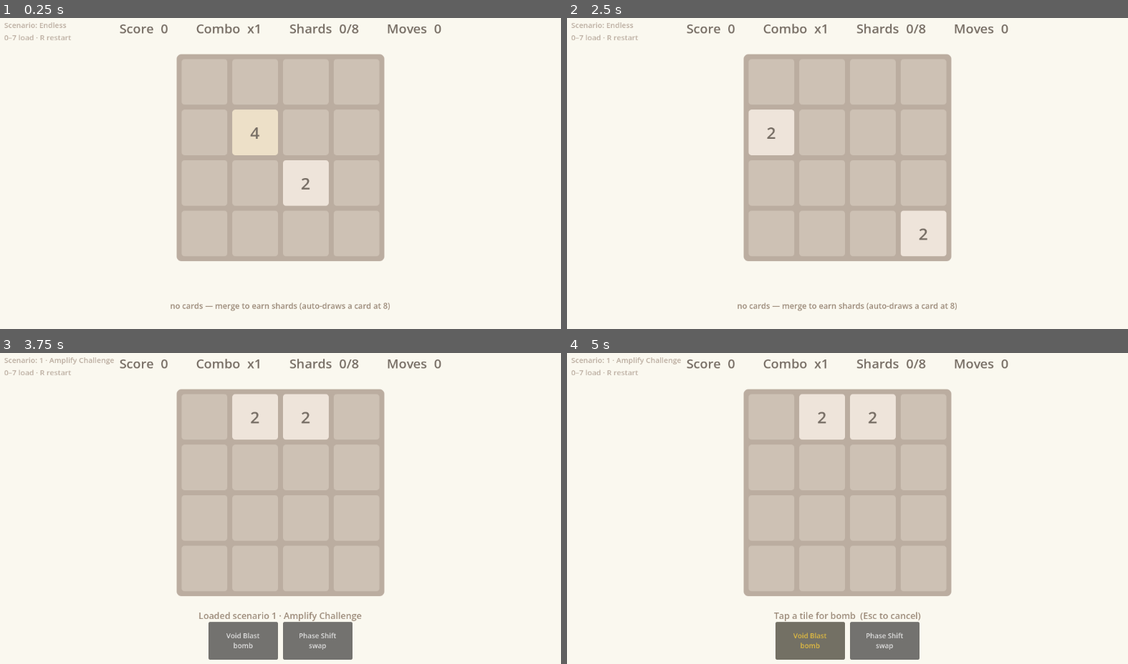
Above: before the commit, frames 1-4 (two rows, left to right).
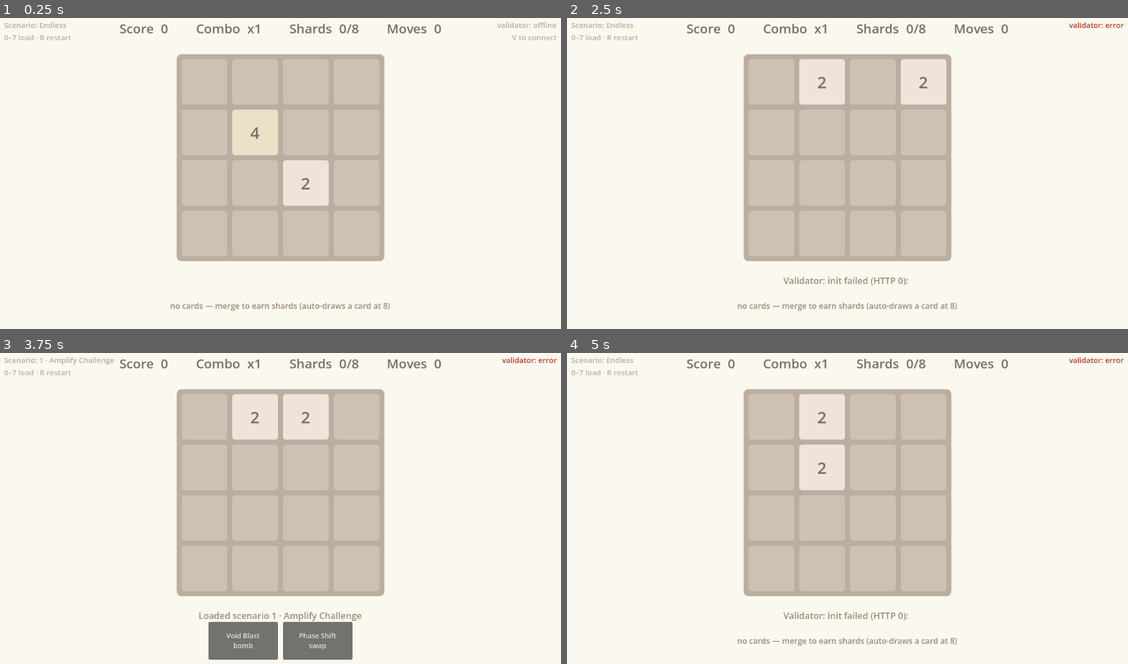
Above: after the commit, the same moments.

Repository: thegoldenmule/moveborne-godot
Game: Godot game, scene res://scenes/main.tscn
Two runs of this game, one before a commit and one after it. Both use one fixed random seed, a clock stepped at 60 frames per second and the inputs below.
Inputs (mouse positions are in pixels of both pictures, inside the frame that each line leads up to):
- Up to frame 1 (0.25 s): no input
- Up to frame 2 (2.5 s): tap Enter at 0.5 s; drag from (847, 157) to (903, 101) at 0.52 s; drag from (735, 189) to (819, 235) at 1.27 s; tap Space at 2 s; move the mouse to (903, 101) at 2.02 s; hold Right from 2.03 s (still down); tap R at 2.1 s; click (903, 101) at 2.17 s; tap V at 2.3 s
- Up to frame 3 (3.75 s): release Right at 2.75 s; tap Enter at 2.75 s; drag from (252, 570) to (106, 458) at 2.77 s; move the mouse to (454, 555) at 3.52 s; hold Left from 3.53 s (still down); tap 1 at 3.6 s; click (454, 555) at 3.67 s
- Up to frame 4 (5 s): tap V at 3.8 s; release Left at 4.25 s; click (808, 642) at 4.25 s, where only the run before the commit has a clickable "Void Blast bomb"

The runs differ from the first frame. In frame 1, 0.1% of the frame differs, in the area x 88-100%, y 1-8%; in frame 2, 5.0%; in frame 3, less than 0.1%; in frame 4, 6.0%, in the area x 7-100%, y 1-99%.

Commit message:
Phase 3: validator integration (Socket.IO over WebSocketPeer), no Nakama
Connect the playable game to the real validator service for authoritative move
validation, running the validator unchanged in DEV_MODE (skips the Nakama
signature check, so Nakama is not needed).

- net/validator_client.gd (MbValidatorClient): a minimal Engine.IO v4 / Socket.IO
  v5 client over WebSocketPeer + HTTPRequest — POST /api/match/init, Socket.IO
  CONNECT with auth {connection_id, player_id}, the 'ready' event, and
  'validate_action' emits with ack callbacks (match -> keep optimistic; mismatch
  -> adopt corrected state).
- game/match_controller.gd: each committed swipe/card/totem sends a validate_action
  (index, {type,payload}, predicted hash); adopt_server_state on mismatch. Failed
  card/totem plays no longer commit or validate.
- scenes/main.gd: V connects to the validator; a status label shows ✓/✗ per move.
- tools/test_validator_client.gd: headless e2e (init -> connect -> ready ->
  validate_action -> MATCH) — PASS.

Verified live end-to-end: the running validator (DEV_MODE, :5055) confirmed the
Godot game's moves with hash_match=true for moves 0/1/2; the game shows
"validator: ✓ move N ok". The byte-exact engine means the client's predicted
hash equals the validator's, so moves ACK on the optimistic fast path.

Setup note: the validator's workspace:* dep on @spyre-io/moveborne-logic is
satisfied out-of-repo (temp deps + the prebuilt logic dist linked into
node_modules) so the validator code itself is run unchanged.

Co-Authored-By: Claude Opus 4.8 (1M context) <noreply@anthropic.com>

Diff:
--- a/llm-workflow/game/match_controller.gd
+++ b/llm-workflow/game/match_controller.gd
@@ -15,6 +15,22 @@
 
 var state: Dictionary = {}
 var scenario_name: String = "Endless"
+
+# Optional online validation: when `online` and `validator` (an MbValidatorClient
+# Node) are set, each committed move is sent to the validator for confirmation.
+var validator = null
+var online: bool = false
+
+
+func _send_validate(index: int, action: Dictionary, hash: String) -> void:
+	if online and validator != null:
+		validator.validate_action(index, action, hash)
+
+
+## Replace local state with the validator's authoritative state (on hash mismatch).
+func adopt_server_state(s: Dictionary) -> void:
+	state = s
+	changed.emit()
 
 
 func _base_state(size: int, seed_value: int) -> Dictionary:
@@ -97,21 +113,34 @@
 ## Apply a swipe. Returns whether any tile moved. The engine still produces a new
 ## state (and spawns a tile) on a non-moving swipe, matching Moveborne behavior.
 func swipe(direction: String) -> bool:
+	var pre := int(state["moveIndex"])
 	var res := MbEngineS.step(state, direction)
 	state = res["state"]
+	_send_validate(pre, {"type": "SWIPE", "payload": {"direction": direction}}, res["hash"])
 	changed.emit()
 	return res["moved"]
 
 
 func play_card(action: String, params: Dictionary, card_index: int) -> bool:
+	var pre := int(state["moveIndex"])
 	var res := MbEngineS.step_card(state, action, params, card_index)
+	if not res["success"]:
+		return false  # invalid play: don't commit, don't validate
 	state = res["state"]
+	var payload := params.duplicate()
+	payload["action"] = action
+	payload["cardIndex"] = card_index
+	_send_validate(pre, {"type": "PLAY_CARD", "payload": payload}, res["hash"])
 	changed.emit()
-	return res["success"]
+	return true
 
 
 func spawn_totem(totem_type: String, card_index: int) -> bool:
+	var pre := int(state["moveIndex"])
 	var res := MbEngineS.step_totem(state, totem_type, card_index)
+	if not res["success"]:
+		return false
 	state = res["state"]
+	_send_validate(pre, {"type": "SPAWN_TOTEM", "payload": {"totemType": totem_type, "cardIndex": card_index}}, res["hash"])
 	changed.emit()
-	return res["success"]
+	return true
--- /dev/null
+++ b/llm-workflow/net/validator_client.gd
@@ -0,0 +1,161 @@
+class_name MbValidatorClient
+extends Node
+
+## Minimal Engine.IO v4 / Socket.IO v5 client over WebSocketPeer, just enough to
+## talk to the Moveborne validator: HTTP POST /api/match/init, then a Socket.IO
+## connection (auth = {connection_id, player_id}), the 'ready' event, and
+## 'validate_action' emits with ack callbacks.
+##
+## Engine.IO packet = first char of each WS text frame: 0 open, 1 close, 2 ping,
+## 3 pong, 4 message, 6 noop. Socket.IO packet (inside a '4' message) = next char:
+## 0 CONNECT, 1 DISCONNECT, 2 EVENT, 3 ACK, 4 CONNECT_ERROR.
+
+signal ready_received(current_state: Dictionary)
+signal action_validated(index: int, matched: bool, corrected_state)   # matched=true => keep optimistic; else corrected_state is the authoritative state
+signal validator_error(message: String)
+signal connected()
+
+var _base_url: String
+var _match_id: String
+var _player_id: String
+var _ws := WebSocketPeer.new()
+var _polling := false
+var _sio_connected := false
+var _ack_id := 0
+var _pending: Dictionary = {}   # ack_id -> {index:int}
+
+
+func init_and_connect(base_url: String, match_id: String, starting_state: Dictionary, player_id: String) -> void:
+	_base_url = base_url
+	_match_id = match_id
+	_player_id = player_id
+	var http := HTTPRequest.new()
+	add_child(http)
+	http.request_completed.connect(_on_init_done.bind(http))
+	var body := JSON.stringify({
+		"match_id": match_id, "starting_state": starting_state,
+		"player_id": player_id, "signature": "dev",
+	})
+	var err := http.request(base_url + "/api/match/init", ["Content-Type: application/json"], HTTPClient.METHOD_POST, body)
+	if err != OK:
+		validator_error.emit("HTTPRequest failed to start: %d" % err)
+
+
+func _on_init_done(_result: int, code: int, _headers: PackedStringArray, body: PackedByteArray, http: HTTPRequest) -> void:
+	http.queue_free()
+	var text := body.get_string_from_utf8()
+	var resp = JSON.parse_string(text)
+	if code != 200 or typeof(resp) != TYPE_DICTIONARY or not resp.has("connection_id"):
+		validator_error.emit("init failed (HTTP %d): %s" % [code, text])
+		return
+	_connect_socket(str(resp["connection_id"]))
+
+
+func _connect_socket(connection_id: String) -> void:
+	var ws_url := _base_url.replace("https://", "wss://").replace("http://", "ws://") + "/socket.io/?EIO=4&transport=websocket"
+	var err := _ws.connect_to_url(ws_url)
+	if err != OK:
+		validator_error.emit("WS connect failed: %d" % err)
+		return
+	_auth = {"connection_id": connection_id, "player_id": _player_id}
+	_polling = true
+	set_process(true)
+
+
+var _auth: Dictionary = {}
+
+
+func _process(_delta: float) -> void:
+	if not _polling:
+		return
+	_ws.poll()
+	match _ws.get_ready_state():
+		WebSocketPeer.STATE_OPEN:
+			while _ws.get_available_packet_count() > 0:
+				_handle_eio(_ws.get_packet().get_string_from_utf8())
+		WebSocketPeer.STATE_CLOSED:
+			_polling = false
+			set_process(false)
+			validator_error.emit("WS closed: %d %s" % [_ws.get_close_code(), _ws.get_close_reason()])
+
+
+## Emit a 'validate_action' with an ack; on response fires action_validated(index, matched, state).
+func validate_action(index: int, action: Dictionary, state_hash: String) -> void:
+	var aid := _ack_id
+	_ack_id += 1
+	_pending[aid] = {"index": index}
+	_send("42%d%s" % [aid, JSON.stringify([
+		"validate_action", {"index": index, "action": action, "state_hash": state_hash},
+	])])
+
+
+func _handle_eio(pkt: String) -> void:
+	if pkt.is_empty():
+		return
+	match pkt[0]:
+		"0":  # open -> send Socket.IO CONNECT with auth
+			_send("40" + JSON.stringify(_auth))
+		"2":  # ping -> pong
+			_send("3")
+		"4":  # message (Socket.IO packet follows)
+			_handle_sio(pkt.substr(1))
+
+
+func _handle_sio(s: String) -> void:
+	if s.is_empty():
+		return
+	match s[0]:
+		"0":  # CONNECT ack
+			_sio_connected = true
+			connected.emit()
+		"2":  # EVENT
+			_handle_event(s.substr(1))
+		"3":  # ACK
+			_handle_ack(s.substr(1))
+		"4":  # CONNECT_ERROR
+			validator_error.emit("CONNECT_ERROR: " + s.substr(1))
+
+
+func _split_ack_id(s: String) -> Array:
+	var i := 0
+	while i < s.length() and s[i] >= "0" and s[i] <= "9":
+		i += 1
+	var aid := -1 if i == 0 else int(s.substr(0, i))
+	return [aid, s.substr(i)]
+
+
+func _handle_event(s: String) -> void:
+	var parts := _split_ack_id(s)
+	var arr = JSON.parse_string(parts[1])
+	if not (arr is Array) or arr.is_empty():
+		return
+	var ev := str(arr[0])
+	var data = arr[1] if arr.size() > 1 else null
+	if ev == "ready" and data is Dictionary:
+		ready_received.emit(data.get("current_state", {}))
+	elif ev == "error":
+		validator_error.emit("server error: " + JSON.stringify(data))
+
+
+func _handle_ack(s: String) -> void:
+	var parts := _split_ack_id(s)
+	var aid: int = parts[0]
+	var arr = JSON.parse_string(parts[1])
+	var resp = arr[0] if (arr is Array and not arr.is_empty()) else null
+	if not _pending.has(aid):
+		return
+	var index: int = int(_pending[aid]["index"])
+	_pending.erase(aid)
+	if typeof(resp) != TYPE_DICTIONARY:
+		validator_error.emit("bad ack")
+		return
+	if resp.has("error"):
+		validator_error.emit("validate_action %s: %s" % [str(resp["error"]), str(resp.get("message", ""))])
+	elif resp.has("state"):
+		action_validated.emit(index, false, resp["state"])   # mismatch -> corrected state
+	else:
+		action_validated.emit(index, true, null)              # hash matched
+
+
+func _send(s: String) -> void:
+	_ws.send_text(s)
--- a/llm-workflow/scenes/main.gd
+++ b/llm-workflow/scenes/main.gd
@@ -6,6 +6,9 @@
 
 const MbMatchS := preload("res://game/match_controller.gd")
 const BoardViewS := preload("res://scenes/board_view.gd")
+const MbValidatorClientS := preload("res://net/validator_client.gd")
+
+const VALIDATOR_URL := "http://localhost:5055"
 
 # Card -> targeting kind. Totem cards are detected via isTotemCard; time/magnet
 # have no engine action (shown as unsupported).
@@ -18,8 +21,10 @@
 
 var _match: MbMatch
 var _board
+var _net
 var _hud: Label
 var _scen_label: Label
+var _net_label: Label
 var _toast: Label
 var _hand_box: HBoxContainer
 var _totem_box: HBoxContainer
@@ -63,6 +68,24 @@
 	_scen_label.add_theme_color_override("font_color", Color("bbada0"))
 	_scen_label.mouse_filter = Control.MOUSE_FILTER_IGNORE
 	add_child(_scen_label)
+
+	_net_label = Label.new()
+	_net_label.set_anchors_preset(Control.PRESET_TOP_RIGHT)
+	_net_label.position = Vector2(-260, 16)
+	_net_label.size = Vector2(240, 40)
+	_net_label.horizontal_alignment = HORIZONTAL_ALIGNMENT_RIGHT
+	_net_label.add_theme_font_size_override("font_size", 15)
+	_net_label.add_theme_color_override("font_color", Color("bbada0"))
+	_net_label.mouse_filter = Control.MOUSE_FILTER_IGNORE
+	_net_label.text = "validator: offline\nV to connect"
+	add_child(_net_label)
+
+	_net = MbValidatorClientS.new()
+	add_child(_net)
+	_match.validator = _net
+	_net.ready_received.connect(_on_net_ready)
+	_net.action_validated.connect(_on_net_validated)
+	_net.validator_error.connect(_on_net_error)
 
 	_totem_box = HBoxContainer.new()
 	_totem_box.set_anchors_preset(Control.PRESET_TOP_WIDE)
@@ -258,6 +281,44 @@
 			KEY_5: _load_scenario(5)
 			KEY_6: _load_scenario(6)
 			KEY_7: _load_scenario(7)
+			KEY_V: _connect_validator()
+
+
+func _connect_validator() -> void:
+	_cancel_target()
+	_match.online = false
+	_match.new_game()
+	var match_id := "gd_%d" % (randi() % 1000000)
+	var player_id := "player_%d" % (randi() % 1000000)
+	_net.init_and_connect(VALIDATOR_URL, match_id, _match.state, player_id)
+	_net_label.text = "validator: connecting…"
+	_toast.text = "Connecting to validator at %s …" % VALIDATOR_URL
+
+
+func _on_net_ready(_current_state: Dictionary) -> void:
+	_match.online = true
+	_net_label.text = "validator: connected ✓\nmoves validated"
+	_net_label.add_theme_color_override("font_color", Color("2e9e5b"))
+	_toast.text = "Connected — every move is now validated by the server"
+
+
+func _on_net_validated(index: int, matched: bool, corrected_state) -> void:
+	if matched:
+		_net_label.text = "validator: ✓ move %d ok" % index
+		_net_label.add_theme_color_override("font_color", Color("2e9e5b"))
+	else:
+		if corrected_state is Dictionary:
+			_match.adopt_server_state(corrected_state)
+		_net_label.text = "validator: ✗ move %d corrected" % index
+		_net_label.add_theme_color_override("font_color", Color("c0392b"))
+		_toast.text = "Desync at move %d — snapped to validator state" % index
+
+
+func _on_net_error(message: String) -> void:
+	_match.online = false
+	_net_label.text = "validator: error"
+	_net_label.add_theme_color_override("font_color", Color("c0392b"))
+	_toast.text = "Validator: %s" % message
 
 
 func _key_swipe(direction: String) -> void:
--- /dev/null
+++ b/llm-workflow/tools/test_validator_client.gd
@@ -0,0 +1,68 @@
+extends SceneTree
+
+## Headless end-to-end check of MbValidatorClient against a running validator
+## (DEV_MODE on :5055):  init -> connect -> ready -> validate_action -> expect MATCH.
+##   godot --headless --path . --script res://tools/test_validator_client.gd
+
+const ClientS := preload("res://net/validator_client.gd")
+const MbEngineS := preload("res://engine/engine.gd")
+
+var _client
+var _done := false
+
+
+func _initialize() -> void:
+	_start.call_deferred()
+
+
+func _start() -> void:
+	var starting := _make_state()
+	_client = ClientS.new()
+	root.add_child(_client)
+	_client.ready_received.connect(func(_cur): _on_ready(starting))
+	_client.action_validated.connect(_on_validated)
+	_client.validator_error.connect(func(m): _fail("validator_error: " + m))
+	_client.init_and_connect("http://localhost:5055", "m_gd_1", starting, "p_gd")
+	create_timer(10.0).timeout.connect(func(): _fail("timeout"))
+
+
+func _on_ready(starting: Dictionary) -> void:
+	var pre_index := int(starting["moveIndex"])
+	var res := MbEngineS.step(starting, "left")
+	print("[gd] ready; predicted hash=%s scoreAdded=%s" % [str(res["hash"]).substr(0, 16), str(res["scoreAdded"])])
+	_client.validate_action(pre_index, {"type": "SWIPE", "payload": {"direction": "left"}}, res["hash"])
+
+
+func _on_validated(index: int, matched: bool, _state) -> void:
+	print("[gd] validate_action(index=%d) -> %s" % [index, "MATCH" if matched else "MISMATCH"])
+	_finish(matched)
+
+
+func _make_state() -> Dictionary:
+	var tiles := []
+	for r in range(4):
+		for c in range(4):
+			tiles.append(MbEngineS.create_empty_tile(r, c))
+	tiles[0] = {"isEmpty": false, "value": 2, "row": 0, "col": 0, "status": "normal", "meta": {}}
+	tiles[1] = {"isEmpty": false, "value": 2, "row": 0, "col": 1, "status": "normal", "meta": {}}
+	return {
+		"board": {"tiles": tiles, "size": 4}, "hand": {"cards": []}, "deck": {"remainingCards": 12, "nextCardIndex": 0},
+		"score": 0, "shards": 0, "combo": 0, "comboMultiplier": 1, "totems": {"active": []}, "moveIndex": 0,
+		"randomSeeds": {"tile-gen": 4242, "shuffle": 4243, "effect-spawn": 4244, "totem-spawn": 4245, "card-draw": 4246},
+		"rngIndices": {"tile-gen": 0, "shuffle": 0, "effect-spawn": 0, "totem-spawn": 0, "card-draw": 0},
+	}
+
+
+func _fail(msg: String) -> void:
+	if _done:
+		return
+	print("[gd] FAIL: " + msg)
+	_finish(false)
+
+
+func _finish(ok: bool) -> void:
+	if _done:
+		return
+	_done = true
+	print("VALIDATOR GD TEST: " + ("PASS" if ok else "FAIL"))
+	quit(0 if ok else 1)
